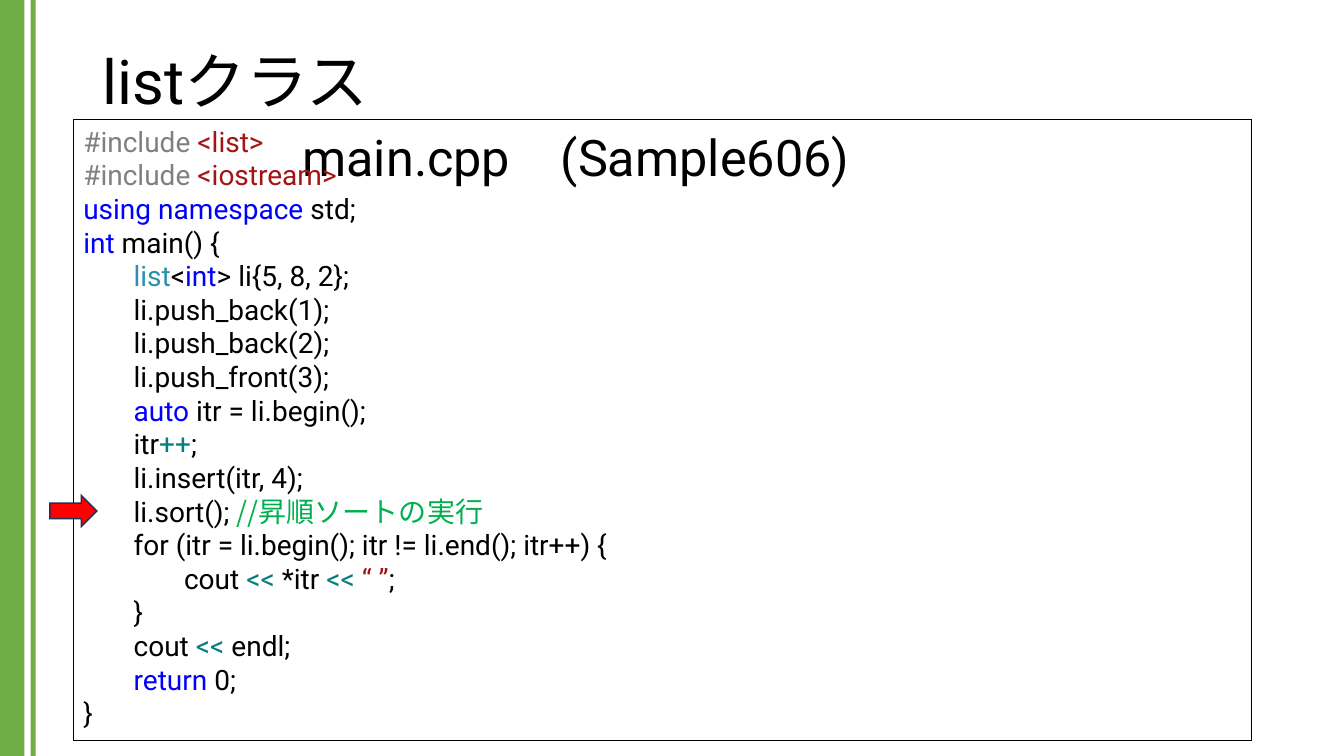
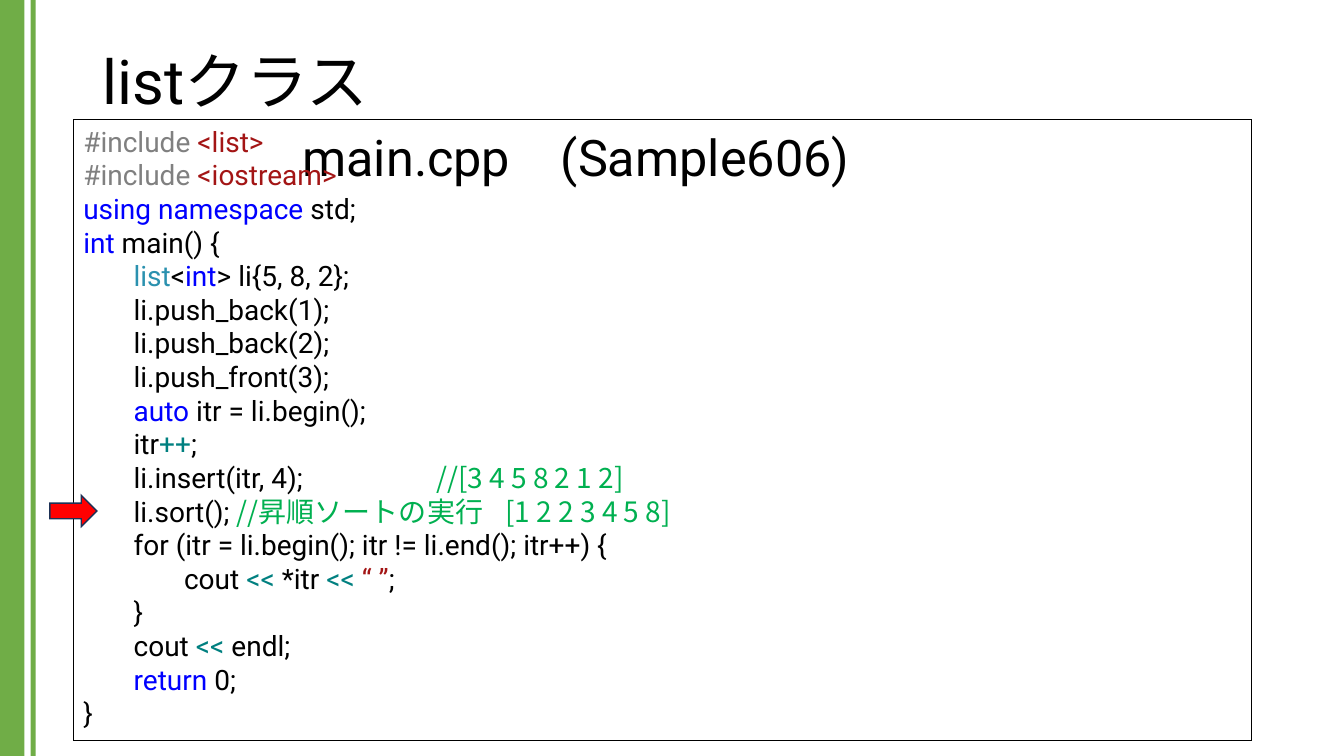
Before and after one commit to kic-murata/cpp2024, a slide deck: slide 9 of 授業資料/講義資料：Listクラス.pptx. Drawn at 1344x756 pixels with LibreOffice and Linux fonts; fonts in the diff are those of the drawing. Boxes give left, top, right and bottom in pixels: in the first picture for what was removed or moved away, otherwise in the second. Text is boxed around its words. In the diff, an @@ line names an element or a change of style, - is before the commit and + after.

```diff
--- a/授業資料/講義資料：Listクラス.pptx
+++ b/授業資料/講義資料：Listクラス.pptx
@@ text in rectangle at [134, 465, 671, 529]: text changed; font Roboto to Noto Sans CJK JP; text colour #000000 to #00B050 @@
-li.insert(itr, 4);
-li.sort(); //昇順ソートの実行
+li.insert(itr, 4); //[3 4 5 8 2 1 2]
+li.sort(); //昇順ソートの実行 [1 2 2 3 4 5 8]
```
Also in this commit, not shown: 7 other slides changed, 1 slide added.
